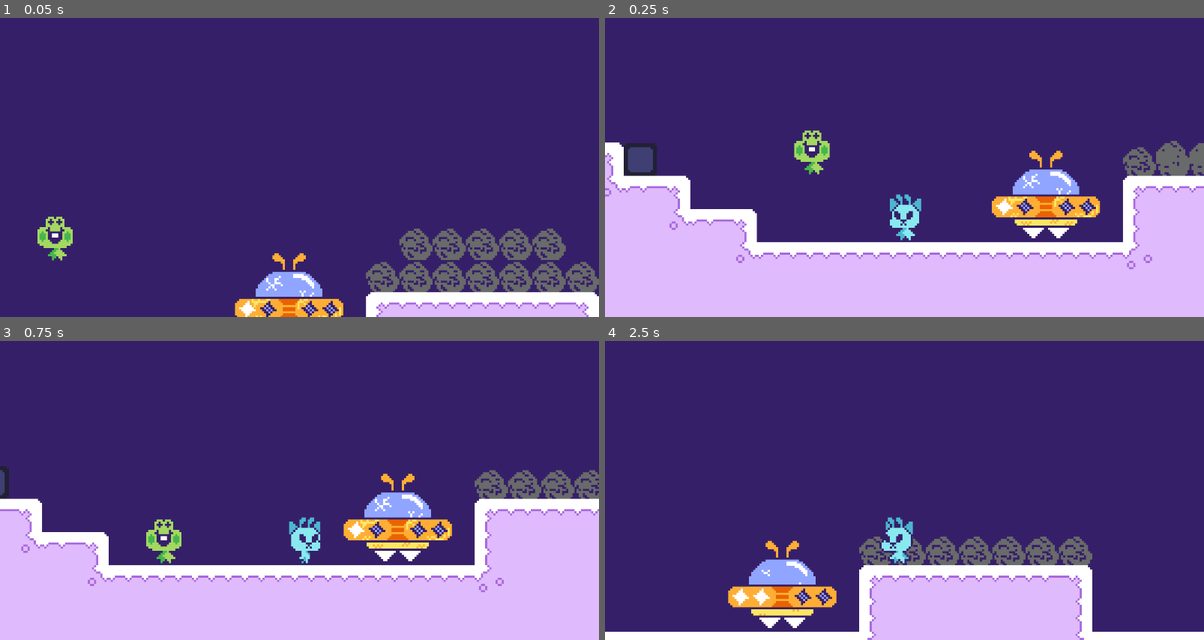
Above: before the commit, frames 1-4 (two rows, left to right).
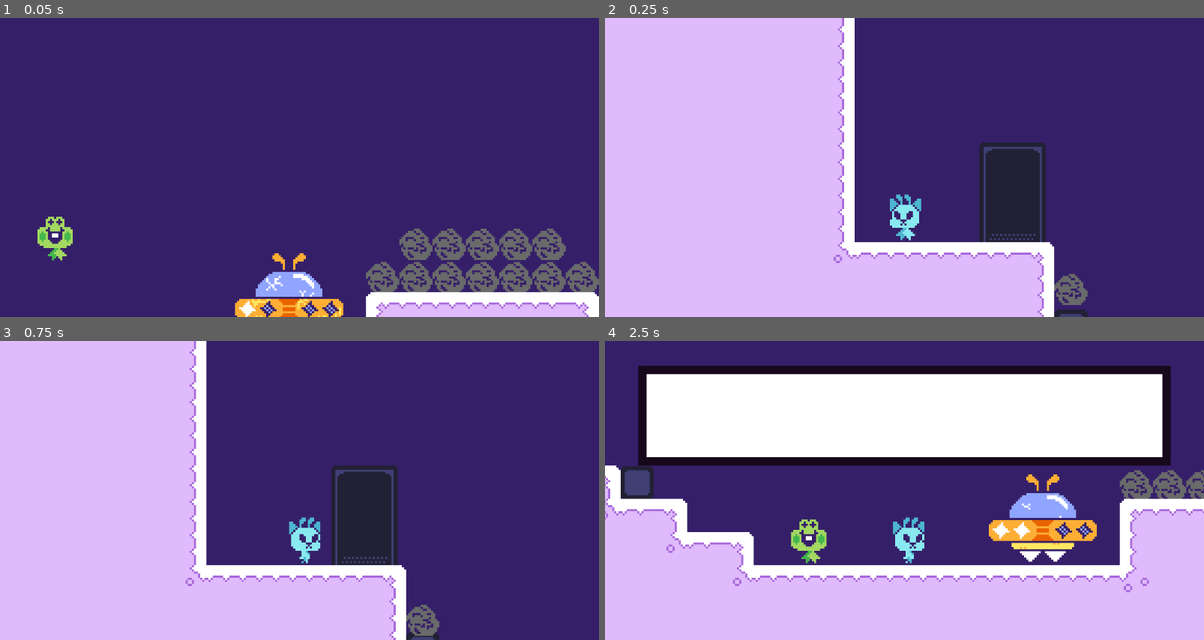
Above: after the commit, the same moments.

Repository: Zazorah/secret-santa-2025
Game: Godot game, scene res://World/Placeholder/TestRoom.tscn
Two runs of this game, one before a commit and one after it. Both use one fixed random seed, a clock stepped at 60 frames per second and the inputs below.
Inputs (mouse positions are in pixels of both pictures, inside the frame that each line leads up to):
- Up to frame 1 (0.05 s): no input
- Up to frame 2 (0.25 s): no input
- Up to frame 3 (0.75 s): move the mouse to (431, 475) at 0.52 s; hold D (move_right) from 0.53 s (still down); hold W (interact) from 0.53 s (still down)
- Up to frame 4 (2.5 s): move the mouse to (784, 505) at 1.27 s; release W (interact) at 1.28 s; tap Space (advance_text) at 1.35 s; tap W (interact) at 1.55 s; move the mouse to (964, 424) at 2.02 s; release D (move_right) at 2.03 s; hold A (move_left) from 2.03 s (still down); hold W (interact) from 2.03 s (still down); tap Shift (beam) at 2.1 s

Frame 1 is identical in both runs. In frame 2, 45% of the frame differs, in the area x 0-100%, y 0-100%; in frame 3, 45%; in frame 4, 61%, in the area x 0-100%, y 8-100%.

Commit message:
Door WIP

Diff:
--- a/Entities/Utility/InteractionZone.gd
+++ b/Entities/Utility/InteractionZone.gd
@@ -41,6 +41,7 @@
 		_bodies_inside.append(body)
 		entered.emit(body)
 
+	if indicator:
 		indicator.reveal()
 
 func _on_body_exited(body: Node2D) -> void:
@@ -48,7 +49,7 @@
 		_bodies_inside.erase(body)
 		exited.emit(body)
 
-	if _bodies_inside.size() == 0:
+	if _bodies_inside.size() == 0 and indicator:
 		indicator.disappear()
 
 func interact(body: Node2D) -> void:
--- /dev/null
+++ b/Props/Door/Door.gd
@@ -0,0 +1,34 @@
+class_name Door
+extends Sprite2D
+
+## Transition point between Rooms that must be interacted with by the Player.
+
+@onready var interaction_zone: InteractionZone = $InteractionZone
+
+@export var room: PackedScene
+@export var spawn_tag: StringName
+
+const TRANS_SCENE := preload("res://Utility/Transition/Transition.tscn")
+
+func _ready() -> void:
+	interaction_zone.interacted.connect(_on_open)
+
+func _on_open(_body: Node2D) -> void:
+	GameManager.interaction_queue.push_front({
+		"method": func():
+			pass,
+		"priority": 5
+	})
+
+func _do_door_transition() -> void:
+	if not room:
+		push_warning("Trying to start a transition with an unset room.")
+		return
+
+	var trans = TRANS_SCENE.instantiate() as Transition
+	add_child(trans)
+
+	await trans.screen_filled
+	GameManager.load_room(room)
+
+	pass
--- /dev/null
+++ b/Props/Door/Door.tscn
@@ -0,0 +1,21 @@
+[gd_scene load_steps=5 format=3 uid="uid://ra6ephxav7ci"]
+
+[ext_resource type="Texture2D" uid="uid://c65p6ncsr1nqe" path="res://Props/Door/Assets/DoorPlaceholder.png" id="1_goe0p"]
+[ext_resource type="Script" uid="uid://yfn076jhmyw0" path="res://Props/Door/Door.gd" id="2_4gcux"]
+[ext_resource type="Script" uid="uid://vnufhh7q4sx" path="res://Entities/Utility/InteractionZone.gd" id="2_83kqr"]
+
+[sub_resource type="RectangleShape2D" id="RectangleShape2D_4gcux"]
+size = Vector2(32, 30)
+
+[node name="Door" type="Sprite2D"]
+texture = ExtResource("1_goe0p")
+offset = Vector2(0, -24)
+script = ExtResource("2_4gcux")
+
+[node name="InteractionZone" type="Area2D" parent="."]
+script = ExtResource("2_83kqr")
+metadata/_custom_type_script = "uid://vnufhh7q4sx"
+
+[node name="CollisionShape2D" type="CollisionShape2D" parent="InteractionZone"]
+position = Vector2(0, -15)
+shape = SubResource("RectangleShape2D_4gcux")
--- /dev/null
+++ b/Utility/Transition/Transition.gd
@@ -0,0 +1,30 @@
+class_name Transition
+extends CanvasLayer
+
+signal screen_filled
+signal finished
+
+@onready var color_rect: ColorRect = $ColorRect
+
+func _ready() -> void:
+	color_rect.modulate.a = 0.0
+
+	# Do entrance
+	var tween = get_tree().create_tween()
+	tween.set_ease(Tween.EASE_OUT)
+	tween.tween_property(color_rect, "modulate:a", 1.0, 0.5)
+
+	await tween.finished
+
+	screen_filled.emit()
+
+	# Do exit
+	tween = get_tree().create_tween()
+	tween.set_ease(Tween.EASE_IN)
+	tween.tween_property(color_rect, "modulate:a", 0.0, 0.5)
+
+	await tween.finished
+
+	finished.emit()
+
+	queue_free()
--- /dev/null
+++ b/Utility/Transition/Transition.tscn
@@ -0,0 +1,14 @@
+[gd_scene load_steps=2 format=3 uid="uid://ccvpchusodsao"]
+
+[ext_resource type="Script" uid="uid://cbo8ldiwriffa" path="res://Utility/Transition/Transition.gd" id="1_ltwrl"]
+
+[node name="Transition" type="CanvasLayer"]
+script = ExtResource("1_ltwrl")
+
+[node name="ColorRect" type="ColorRect" parent="."]
+anchors_preset = 15
+anchor_right = 1.0
+anchor_bottom = 1.0
+grow_horizontal = 2
+grow_vertical = 2
+color = Color(0, 0, 0, 1)
--- a/World/Placeholder/TestRoom.tscn
+++ b/World/Placeholder/TestRoom.tscn
@@ -11,6 +11,7 @@
 [ext_resource type="PackedScene" uid="uid://bifnq0l7ibum6" path="res://Props/Constellation Point/ConstellationPoint.tscn" id="9_mdmyp"]
 [ext_resource type="PackedScene" uid="uid://xqyqj75qfe83" path="res://Utility/Area Bounds/AreaBounds.tscn" id="10_07v8v"]
 [ext_resource type="PackedScene" uid="uid://dvebmjqyfwilv" path="res://Props/Player Spawn/PlayerSpawn.tscn" id="10_t0rno"]
+[ext_resource type="PackedScene" uid="uid://ra6ephxav7ci" path="res://Props/Door/Door.tscn" id="12_0vtxp"]
 
 [node name="TestRoom" type="Node2D"]
 script = ExtResource("1_t0rno")
@@ -71,10 +72,14 @@
 tile_set = ExtResource("3_8h5r4")
 
 [node name="DefaultSpawn" parent="." instance=ExtResource("10_t0rno")]
-position = Vector2(71, 129)
+position = Vector2(-200, 16)
 tag = &"TestA"
 is_default = true
 
 [node name="OtherSpawn" parent="." instance=ExtResource("10_t0rno")]
 position = Vector2(-227, -223)
 tag = &"TestB"
+
+[node name="Door" parent="." instance=ExtResource("12_0vtxp")]
+position = Vector2(-148, 16)
+spawn_tag = null
--- /dev/null
+++ b/World/World1-1.tscn
@@ -0,0 +1,3 @@
+[gd_scene format=3 uid="uid://cfbkekt4rdxhh"]
+
+[node name="World11" type="Node2D"]
Binary file added: Props/Door/Assets/DoorPlaceholder.png
Not shown, added: Props/Door/Assets/DoorPlaceholder.png.import
Not shown, added: Props/Door/Door.gd.uid
Not shown, added: Utility/Transition/Transition.gd.uid
Not shown: 1 places in World/Placeholder/TestRoom.tscn that only renumber resources
